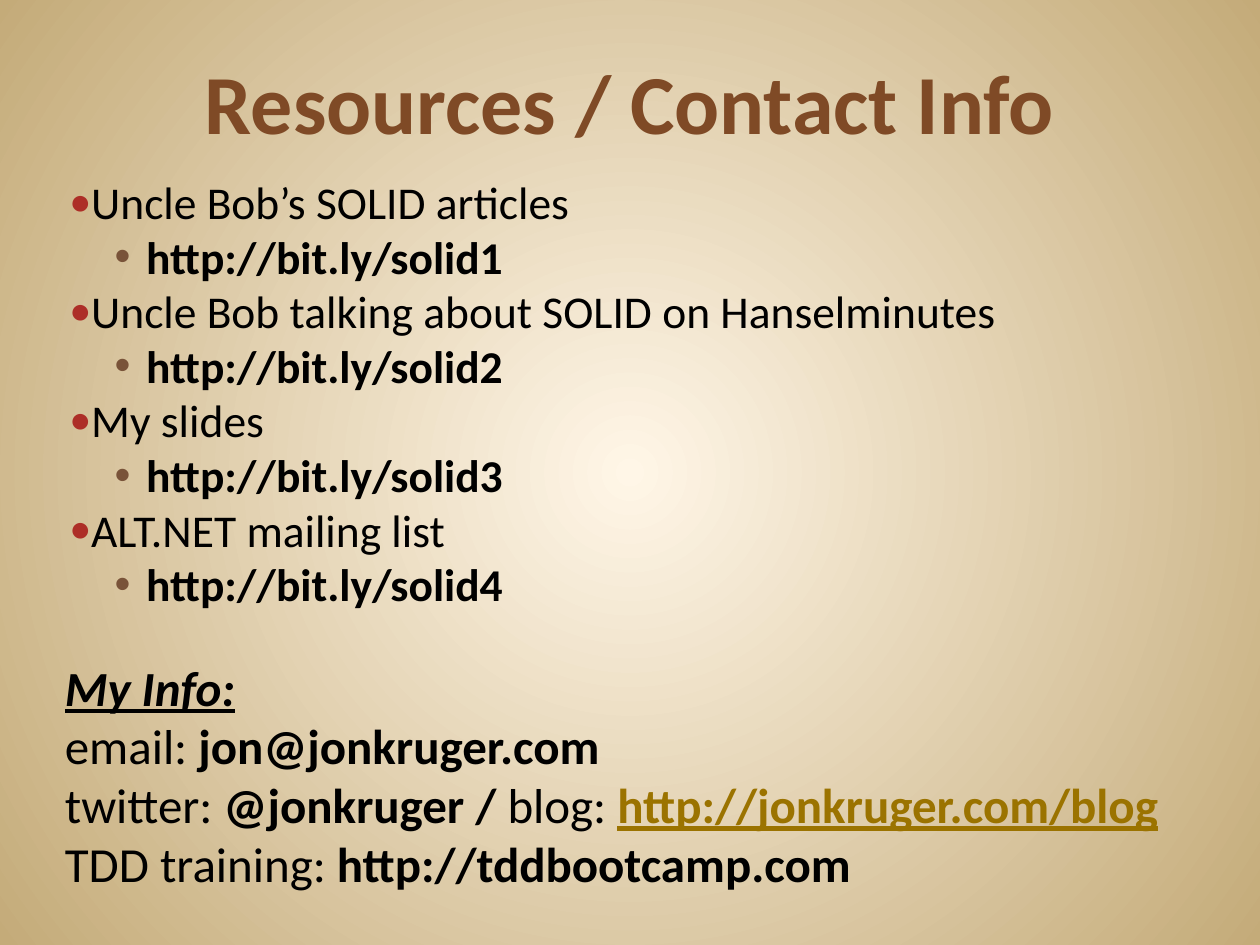
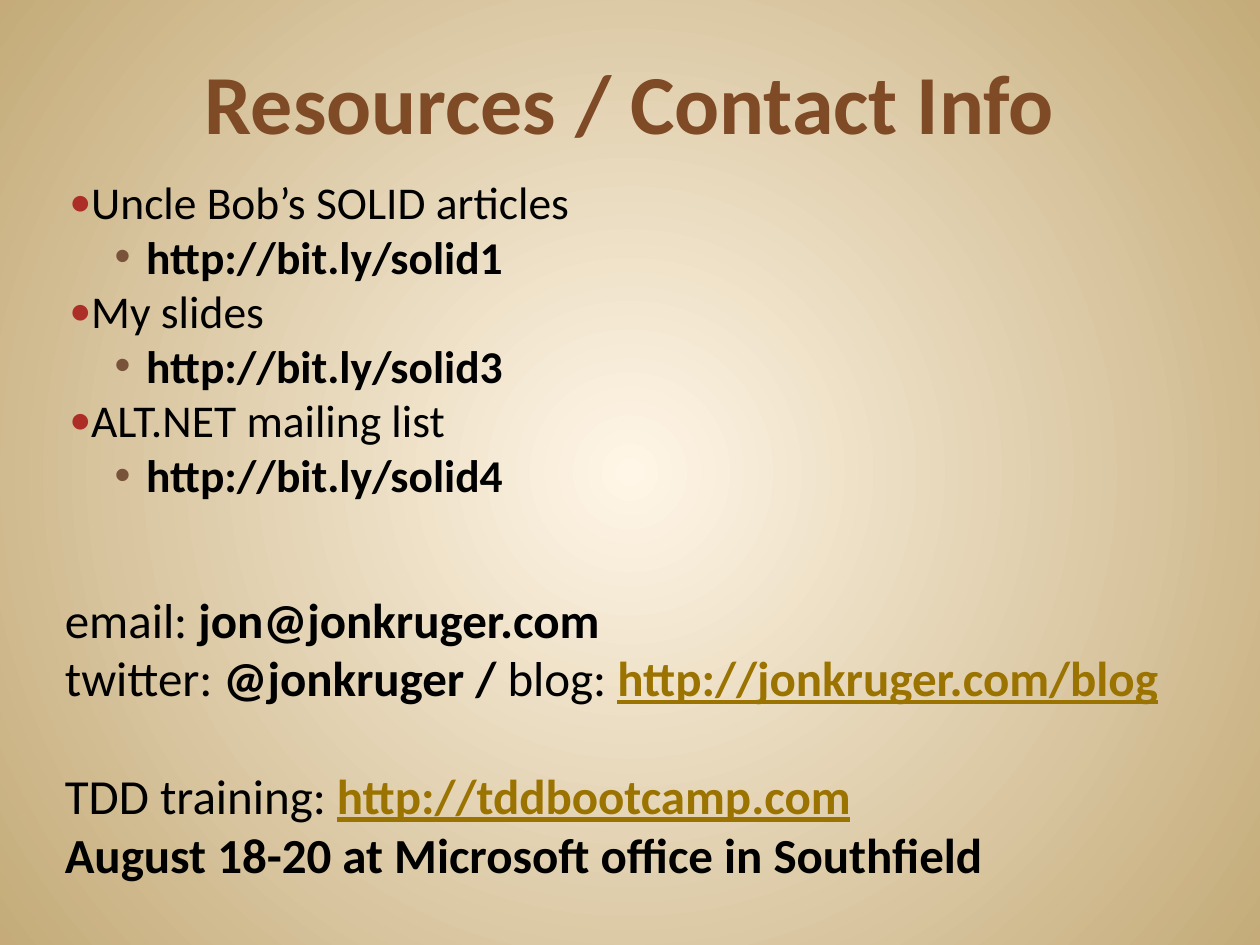
Before and after one commit to JonKruger/solid-principles, a slide deck: slide 77 of SOLID Software Design Principles - without small methods.pptx. Drawn at 1260x945 pixels with LibreOffice and Linux fonts; fonts in the diff are those of the drawing. Boxes give left, top, right and bottom in pixels: in the first picture for what was removed or moved away, otherwise in the second. Text is boxed around its words. In the diff, an @@ line names an element or a change of style, - is before the commit and + after.

Commit message:
added TDD Boot Camp information

```diff
--- a/SOLID Software Design Principles - without small methods.pptx
+++ b/SOLID Software Design Principles - without small methods.pptx
@@ text at <box>91,296,995,390</box>: paragraphs removed @@
-● Uncle Bob talking about SOLID on Hanselminutes
-  • http://bit.ly/solid2
@@ text "email: jon@jonkruger.com": place and size @@
-text "email: jon@jonkruger.com" at <box>65,672,1158,891</box>
+text "email: jon@jonkruger.com" at <box>65,603,1158,882</box>
@@ text at <box>65,672,235,714</box>: paragraph removed @@
-My Info:
@@ text at <box>65,779,851,823</box>: text colour #000000 to #9B7300, underline on in "http://tddbootcamp.com" @@
@@ text at <box>65,838,983,882</box>: paragraph added @@
+August 18-20 at Microsoft office in Southfield
```
